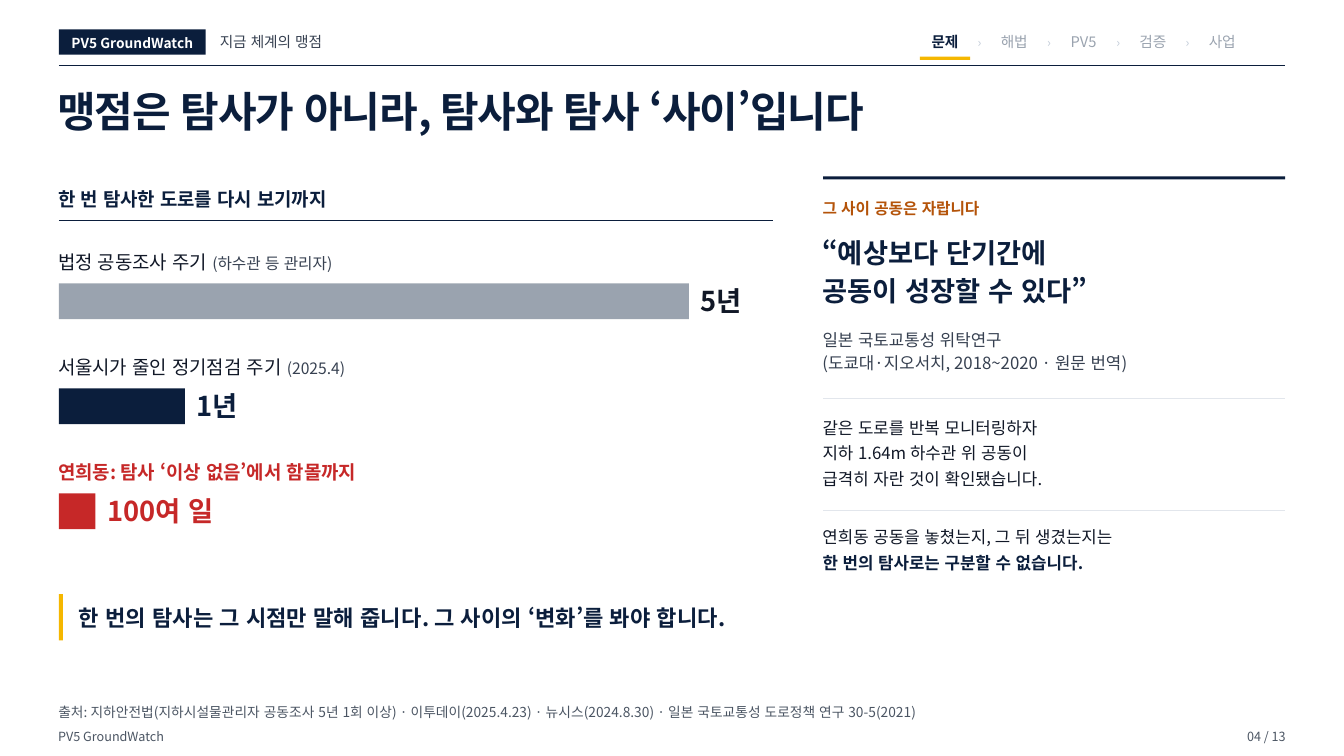
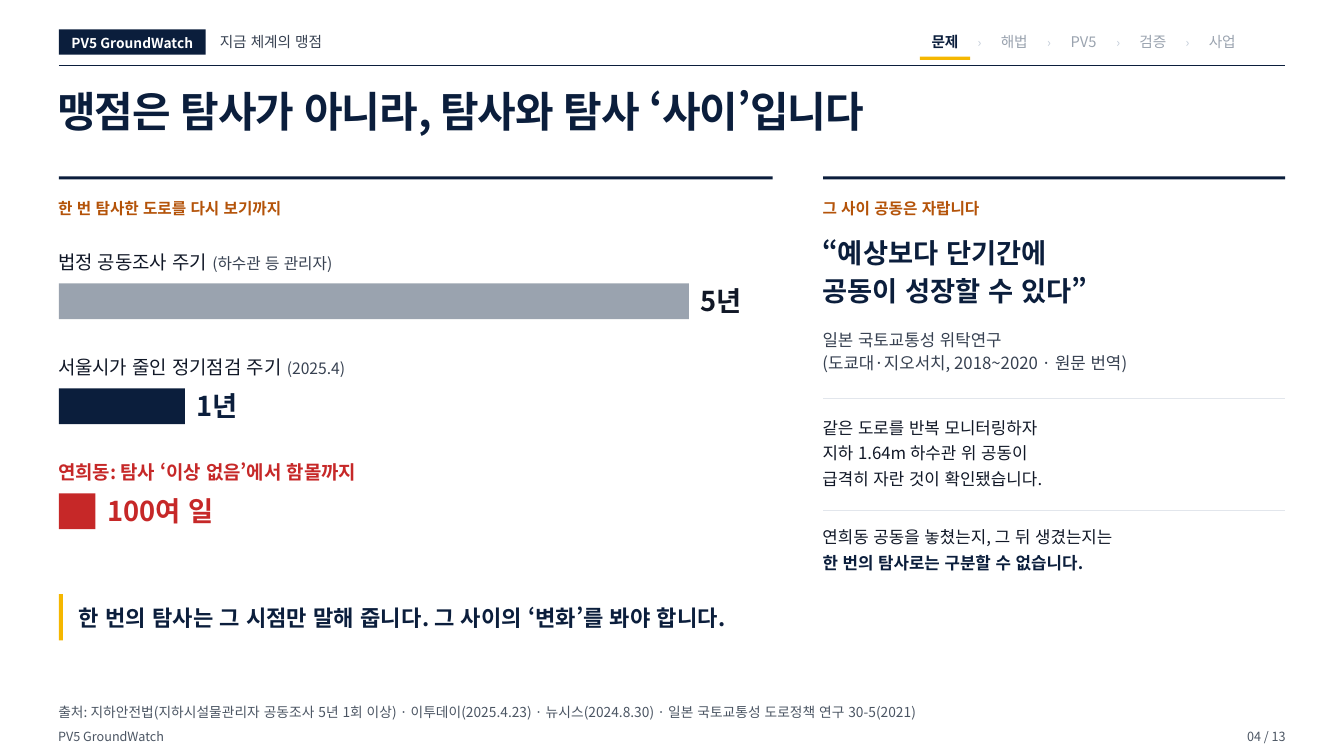
Before and after one commit to woojin-choe/pv5-hose-lab, a slide deck: slide 4 of ppt_all/PV5_GroundWatch_10_22.pptx. Drawn at 1344x756 pixels with LibreOffice and Linux fonts; fonts in the diff are those of the drawing. Boxes give left, top, right and bottom in pixels: in the first picture for what was removed or moved away, otherwise in the second. Text is boxed around its words. In the diff, an @@ line names an element or a change of style, - is before the commit and + after.

```diff
--- a/ppt_all/PV5_GroundWatch_10_22.pptx
+++ b/ppt_all/PV5_GroundWatch_10_22.pptx
@@ rectangle added at [58, 176, 772, 179], fill #0B1E3C @@
@@ text "한 번 탐사한 도로를 다시 ...": place and size @@
-text "한 번 탐사한 도로를 다시 ..." at [58, 190, 326, 208]
+text "한 번 탐사한 도로를 다시 ..." at [58, 201, 281, 216]
@@ text "한 번 탐사한 도로를 다시 ..." at [58, 201, 281, 216]: size 13.5 to 11.2 pt, text colour #0B1E3C to #B45309 @@
@@ freeform shape removed at [58, 221, 772, 222] @@
```
Also in this commit, not shown: 1 other slide changed, 4 other files.
